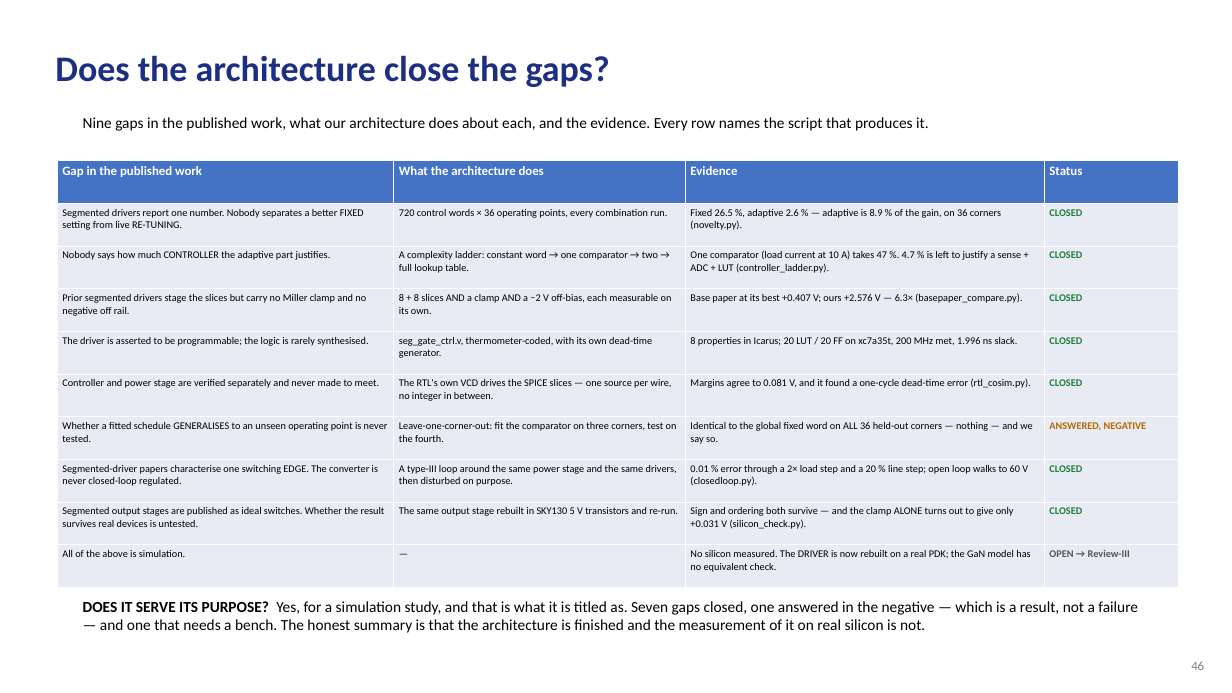
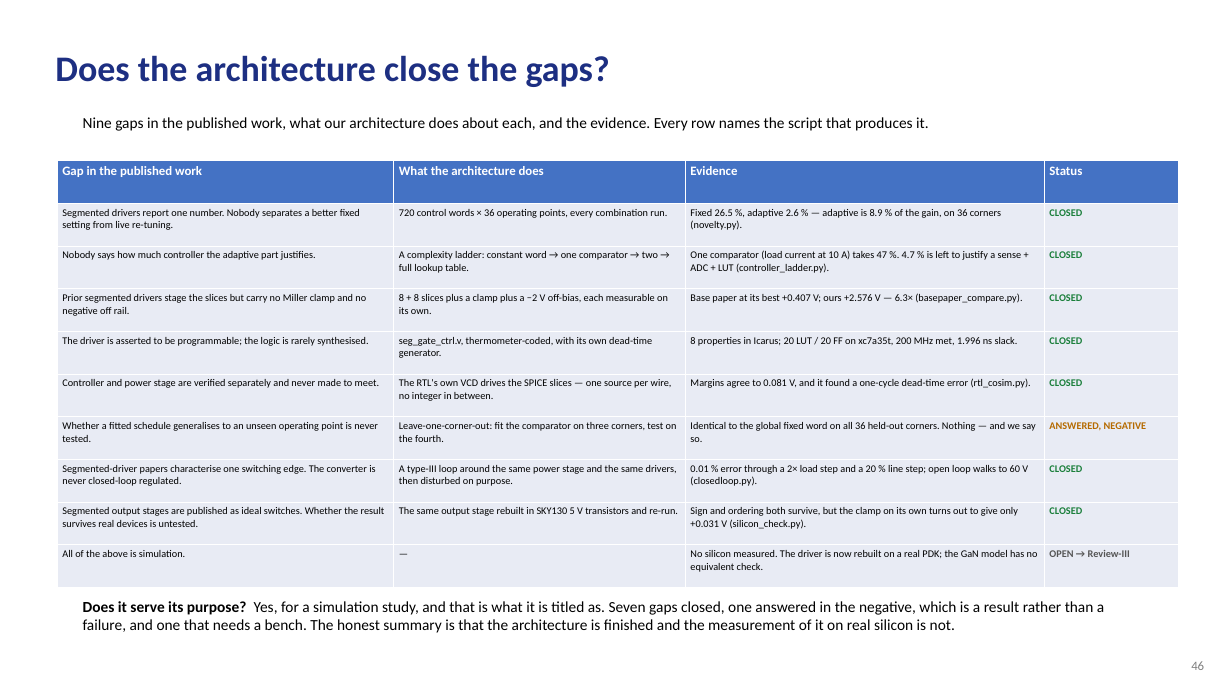
Before and after one commit to Amritha902/gan-driver, a slide deck: slide 46 of review/GaN_Review1_BACKUP.pptx. Drawn at 1232x693 pixels with LibreOffice and Linux fonts; fonts in the diff are those of the drawing. Boxes give left, top, right and bottom in pixels: in the first picture for what was removed or moved away, otherwise in the second. Text is boxed around its words. In the diff, an @@ line names an element or a change of style, - is before the commit and + after.

```diff
--- a/review/GaN_Review1_BACKUP.pptx
+++ b/review/GaN_Review1_BACKUP.pptx
@@ table at bbox=[57, 161, 1179, 588] @@
-row 2, column 1: Segmented drivers report one number. Nobody separates a better FIXED setting from live RE-TUNING.
+row 2, column 1: Segmented drivers report one number. Nobody separates a better fixed setting from live re-tuning.
-row 3, column 1: Nobody says how much CONTROLLER the adaptive part justifies.
+row 3, column 1: Nobody says how much controller the adaptive part justifies.
-row 4, column 2: 8 + 8 slices AND a clamp AND a −2 V off-bias, each measurable on its own.
+row 4, column 2: 8 + 8 slices plus a clamp plus a −2 V off-bias, each measurable on its own.
-row 7, column 1: Whether a fitted schedule GENERALISES to an unseen operating point is never tested.
+row 7, column 1: Whether a fitted schedule generalises to an unseen operating point is never tested.
-row 7, column 3: Identical to the global fixed word on ALL 36 held-out corners — nothing — and we say so.
+row 7, column 3: Identical to the global fixed word on all 36 held-out corners. Nothing — and we say so.
-row 8, column 1: Segmented-driver papers characterise one switching EDGE. The converter is never closed-loop regulated.
+row 8, column 1: Segmented-driver papers characterise one switching edge. The converter is never closed-loop regulated.
-row 9, column 3: Sign and ordering both survive — and the clamp ALONE turns out to give only +0.031 V (silicon_check.py).
+row 9, column 3: Sign and ordering both survive, but the clamp on its own turns out to give only +0.031 V (silicon_check.py).
-row 10, column 3: No silicon measured. The DRIVER is now rebuilt on a real PDK; the GaN model has no equivalent check.
+row 10, column 3: No silicon measured. The driver is now rebuilt on a real PDK; the GaN model has no equivalent check.
@@ text at bbox=[83, 601, 1104, 633]: text changed @@
-DOES IT SERVE ITS PURPOSE? Yes, for a simulation study, and that is what it is titled as. Seven gaps closed, one answered in the negative — which is a result, not a failure — and one that needs a bench. The honest summary is that the architecture is finished and the measurement of it on real silicon is not.
+Does it serve its purpose? Yes, for a simulation study, and that is what it is titled as. Seven gaps closed, one answered in the negative, which is a result rather than a failure, and one that needs a bench. The honest summary is that the architecture is finished and the measurement of it on real silicon is not.
```
Also in this commit, not shown: 43 other slides changed, 10 other files.
